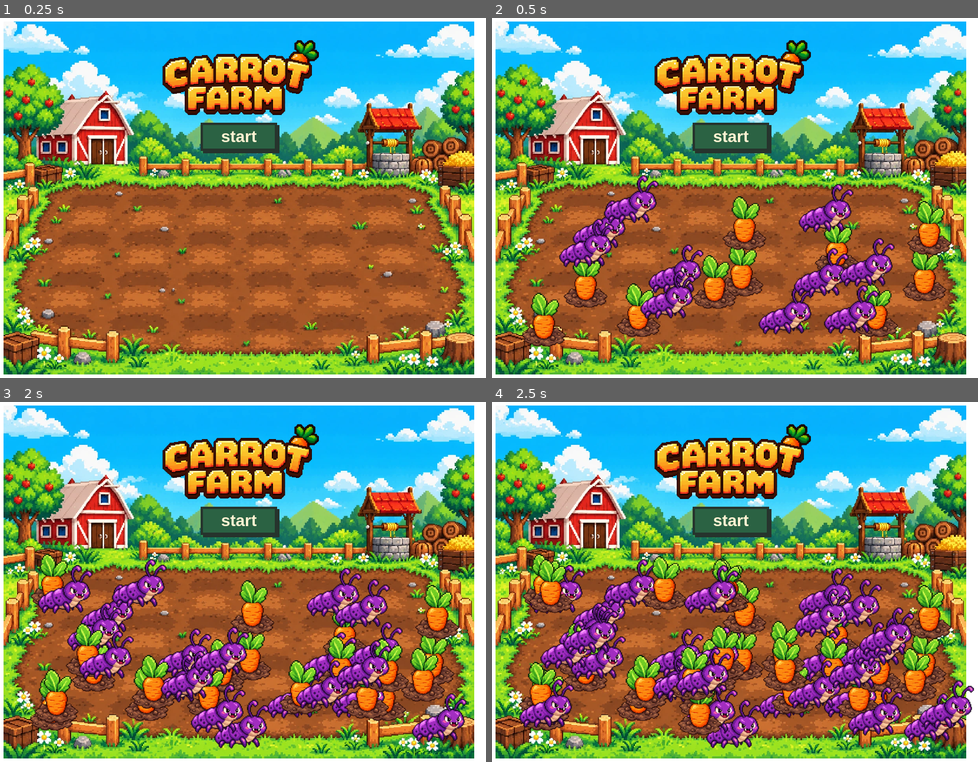
Above: before the commit, frames 1-4 (two rows, left to right).
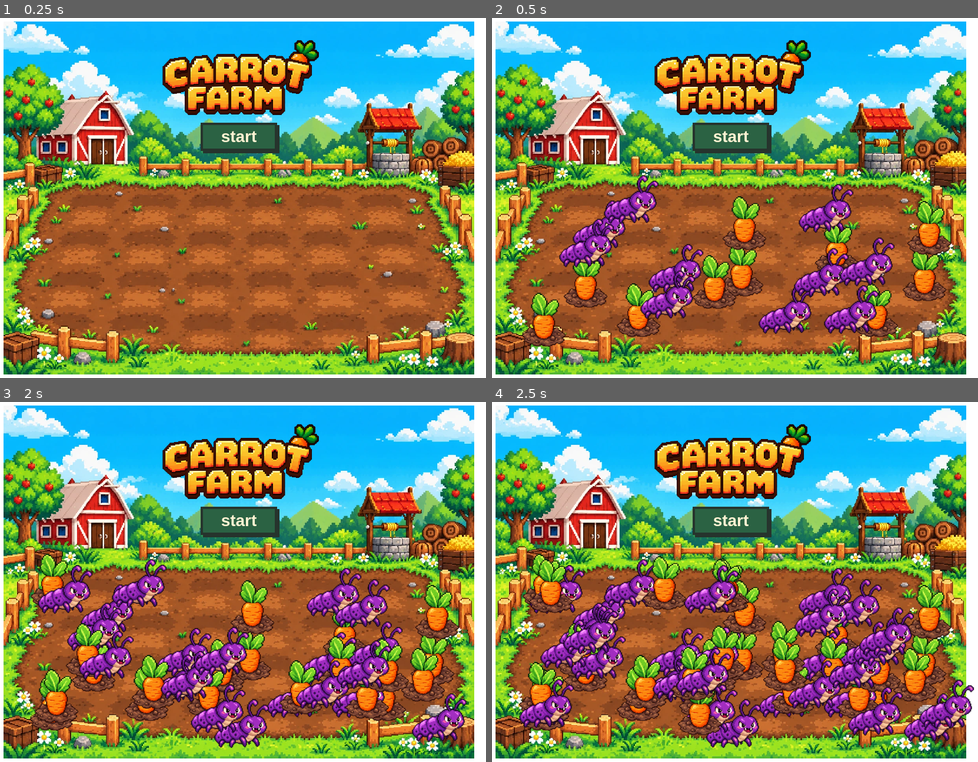
Above: after the commit, the same moments.

Repository: Byte-nana/carrot-click-game
Game: browser game, page index.html
Same seed, same stepped clock (60 frames per second), same inputs: the game is played once before the commit and once after it.
Inputs (mouse positions are in pixels of both pictures, inside the frame that each line leads up to):
- Up to frame 1 (0.25 s): no input
- Up to frame 2 (0.5 s): click "start" at 0.27 s
- Up to frame 3 (2 s): click (92, 628) at 1.27 s; click "start" at 1.87 s
- Up to frame 4 (2.5 s): click "start" at 2.02 s; click (550, 585) at 2.47 s

Frame 1 is identical in both runs. In frame 2, 1.0% of the frame differs, in the area x 32-83%, y 60-88%; in frame 3, 0.9%; in frame 4, 1.4%, in the area x 9-100%, y 60-97%.

Commit message:
refactor: extract shared object carrot and bug creation logic

Diff:
--- a/js/main.js
+++ b/js/main.js
@@ -16,8 +16,8 @@
   //1. state를 playing로 전환
   game.state = 'playing';
   //2. 당근, 벌레 생성하기
-  createCarrots(game.carrotCount);
-  createBugs(game.bugCount);
+  createObjects('carrot', game.carrotCount);
+  createObjects('bug', game.bugCount);
   //3. 타이머 시작
   startTimer();
   //4. 배경음악 시작하기
@@ -46,34 +46,19 @@
 
 function stopTimer() {}
 
-function createCarrots(counts) {
+function createObjects(types, counts) {
   for (let i = 0; i < counts; i++) {
-    const carrot = document.createElement('img');
-    carrot.setAttribute('src', '../assets/images/sprites/carrot.png');
-    carrot.setAttribute('alt', 'carrot');
-    carrot.setAttribute('class', 'carrot');
-    carrot.setAttribute('data-action', 'carrot');
+    const object = document.createElement('img');
+    object.setAttribute('src', `../assets/images/sprites/${types}.png`);
+    object.setAttribute('alt', `${types}`);
+    object.setAttribute('class', `${types}`);
+    object.setAttribute('data-action', `${types}`);
 
     const random = setRandomPosition();
-    carrot.style.top = `${random.y}px`;
-    carrot.style.left = `${random.x}px`;
+    object.style.top = `${random.y}px`;
+    object.style.left = `${random.x}px`;
 
-    gameField.append(carrot);
-  }
-}
-
-function createBugs(counts) {
-  for (let i = 0; i < counts; i++) {
-    const bug = document.createElement('img');
-    bug.setAttribute('src', '../assets/images/sprites/bug.png');
-    bug.setAttribute('alt', 'bug');
-    bug.setAttribute('class', 'bug');
-    bug.setAttribute('data-action', 'bug');
-
-    const random = setRandomPosition();
-    bug.style.transform = `translate(${random.x}px, ${random.y}px)`;
-
-    gameField.append(bug);
+    gameField.append(object);
   }
 }
 
